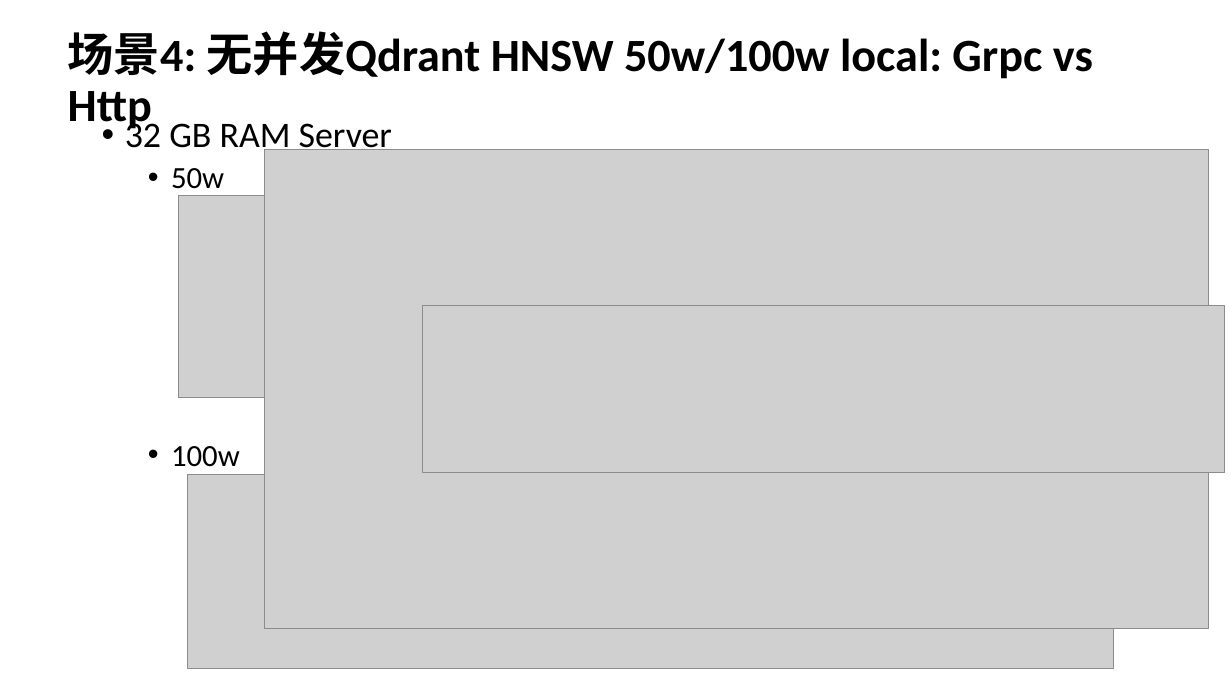
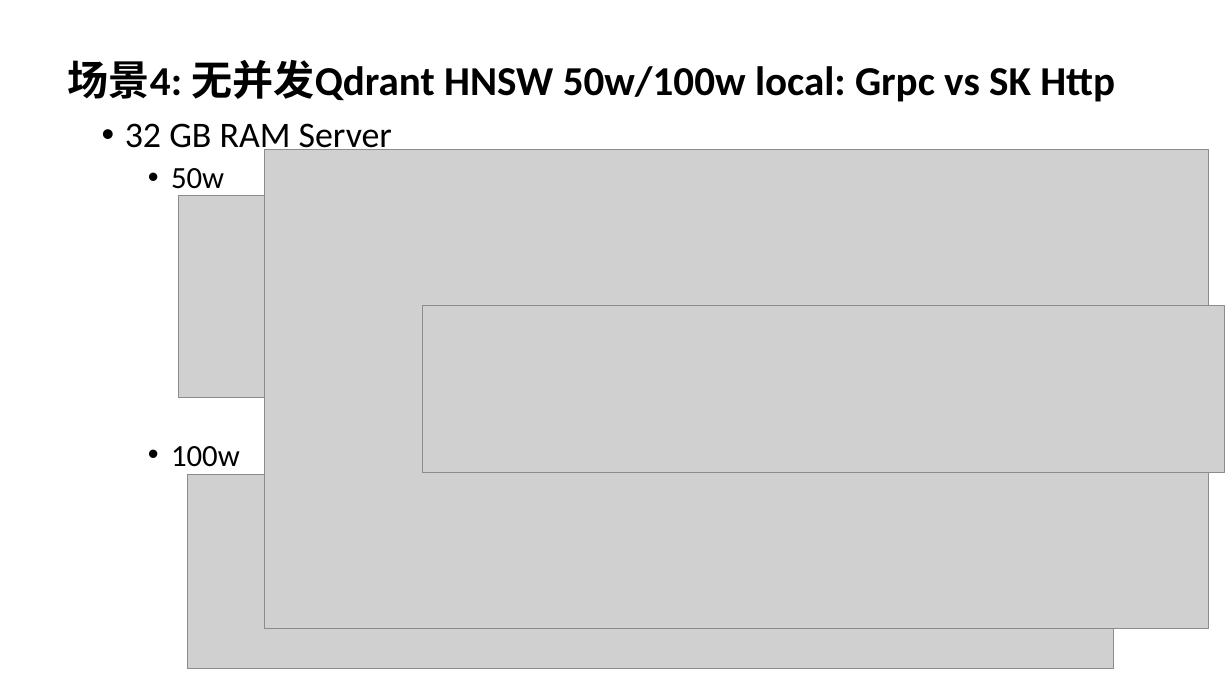
Before and after one commit to AwesomeYuer/PostgreSQL.PgVector.Performance, a slide deck: slide 17 of Vector.DataBases.And.Performance.Awesome.Yuer.pptx. Drawn at 1232x693 pixels with LibreOffice and Linux fonts; fonts in the diff are those of the drawing; grey boxes stand for pictures. Boxes give left, top, right and bottom in pixels: in the first picture for what was removed or moved away, otherwise in the second. Text is boxed around its words. In the diff, an @@ line names an element or a change of style, - is before the commit and + after.

```diff
--- a/Vector.DataBases.And.Performance.Awesome.Yuer.pptx
+++ b/Vector.DataBases.And.Performance.Awesome.Yuer.pptx
@@ title at <box>68,60,1115,102</box>: text changed; size 36 to 32 pt @@
-场景4: 无并发Qdrant HNSW 50w/100w local: Grpc vs Http
+场景4: 无并发Qdrant HNSW 50w/100w local: Grpc vs SK Http
```
Also in this commit, not shown: 2 other slides changed, 2 other files.
